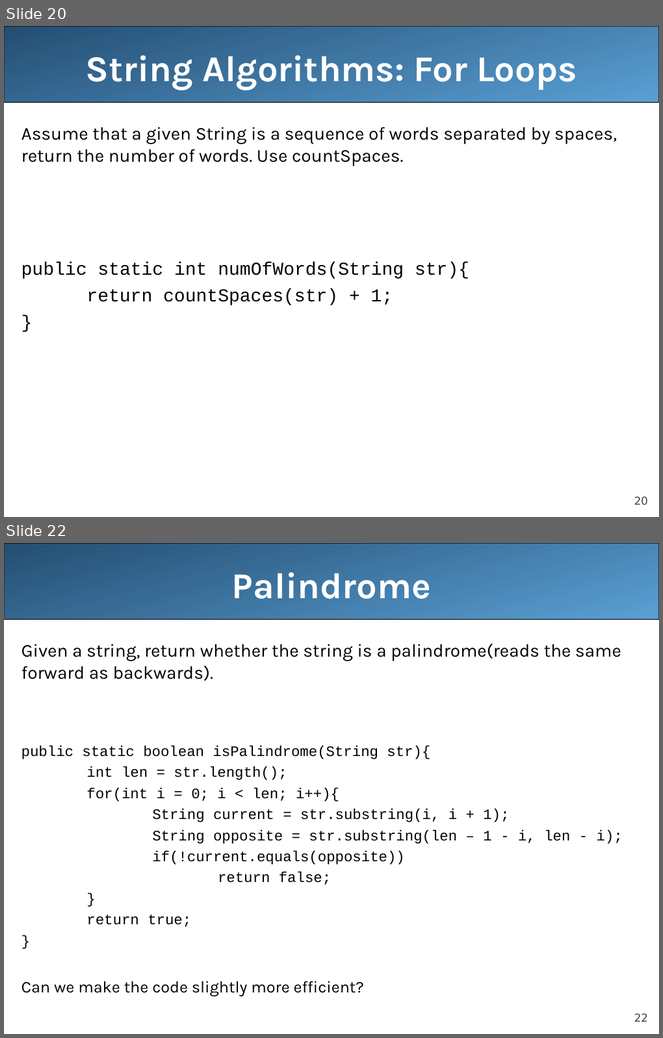
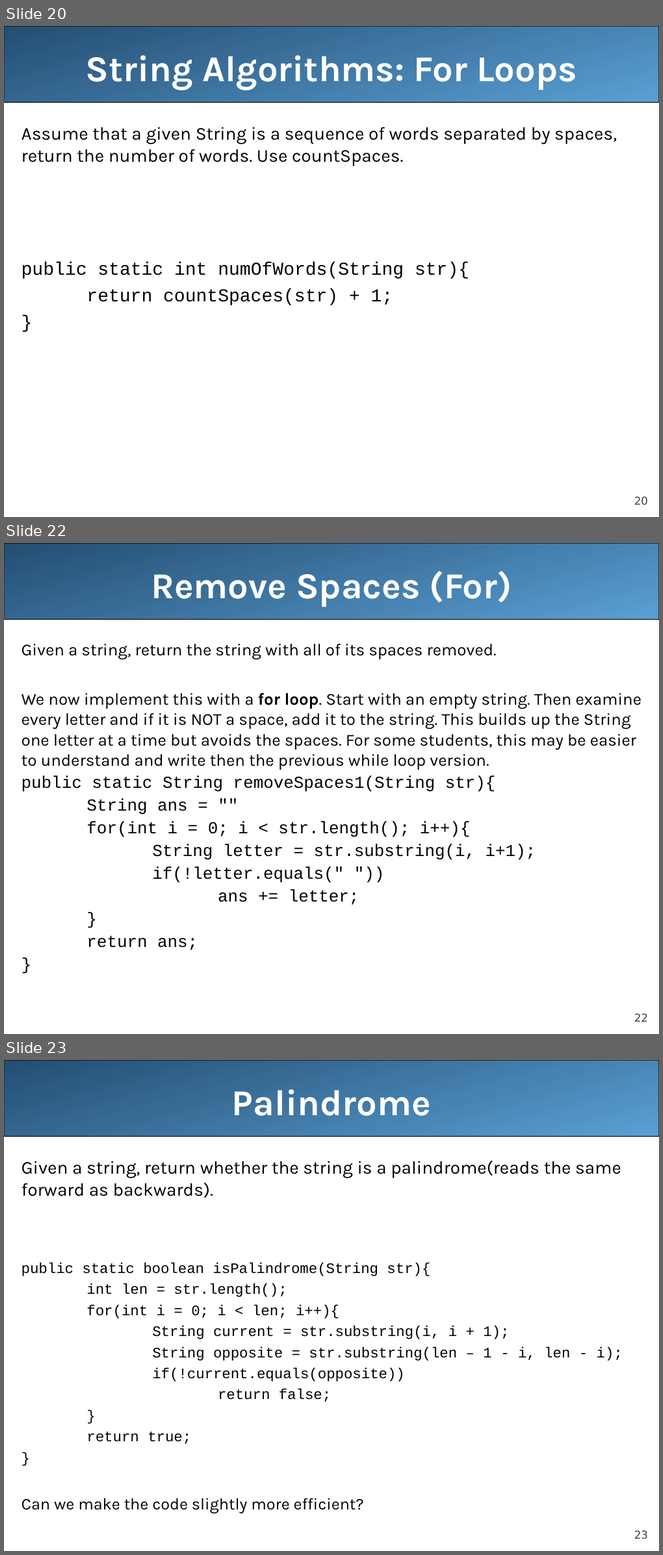
Before and after one commit to LongBaoNguyen/longbaonguyen.github.io, a slide deck: courses/apcsa/lecture11.ppt. Shown one above the other, each under a label of ours: slides 20 and 22 before the commit, slides 20, 22 and 23 after it; the slides between them are not shown. The pictures are 663x1038 and 663x1555 pixels, drawn with LibreOffice and Linux fonts; fonts in the diff are those of the drawing. Boxes give left, top, right and bottom in pixels: in the first picture for what was removed or moved away, otherwise in the second. Text is boxed around its words. In the diff, an @@ line names an element or a change of style, - is before the commit and + after.

```diff
--- a/courses/apcsa/lecture11.ppt
+++ b/courses/apcsa/lecture11.ppt
@@ slide 22 added at <box>4,543,659,1034</box>, background #FFFFFF; not listed: 2 template elements that a slide beside it also shows @@
@@ title added at <box>151,571,512,607</box>, 40 pt, text #FFFFFF, bold @@
+Remove Spaces (For)
@@ text added at <box>22,644,642,951</box>, 18.5 pt, text #000000 @@
+Given a string, return the string with all of its spaces removed.
+We now implement this with a for loop. Start with an empty string. Then examine every letter and if it is NOT a space, add it to the string. This builds up the String one letter at a time but avoids the spaces. For some students, this may be easier to understand and write then the previous while loop version.
+public static String removeSpaces1(String str){
+String ans = ""
+for(int i = 0; i < str.length(); i++){
+String letter = str.substring(i, i+1);
+if(!letter.equals(" "))
+ans += letter;
+}
+return ans;
+}
@@ what was slide 22 is now slide 23 @@
@@ page number at <box>634,1531,648,1539</box>: text changed @@
-22
+23
```
Also in this commit, not shown: 1 slide changed, 1 other file.
